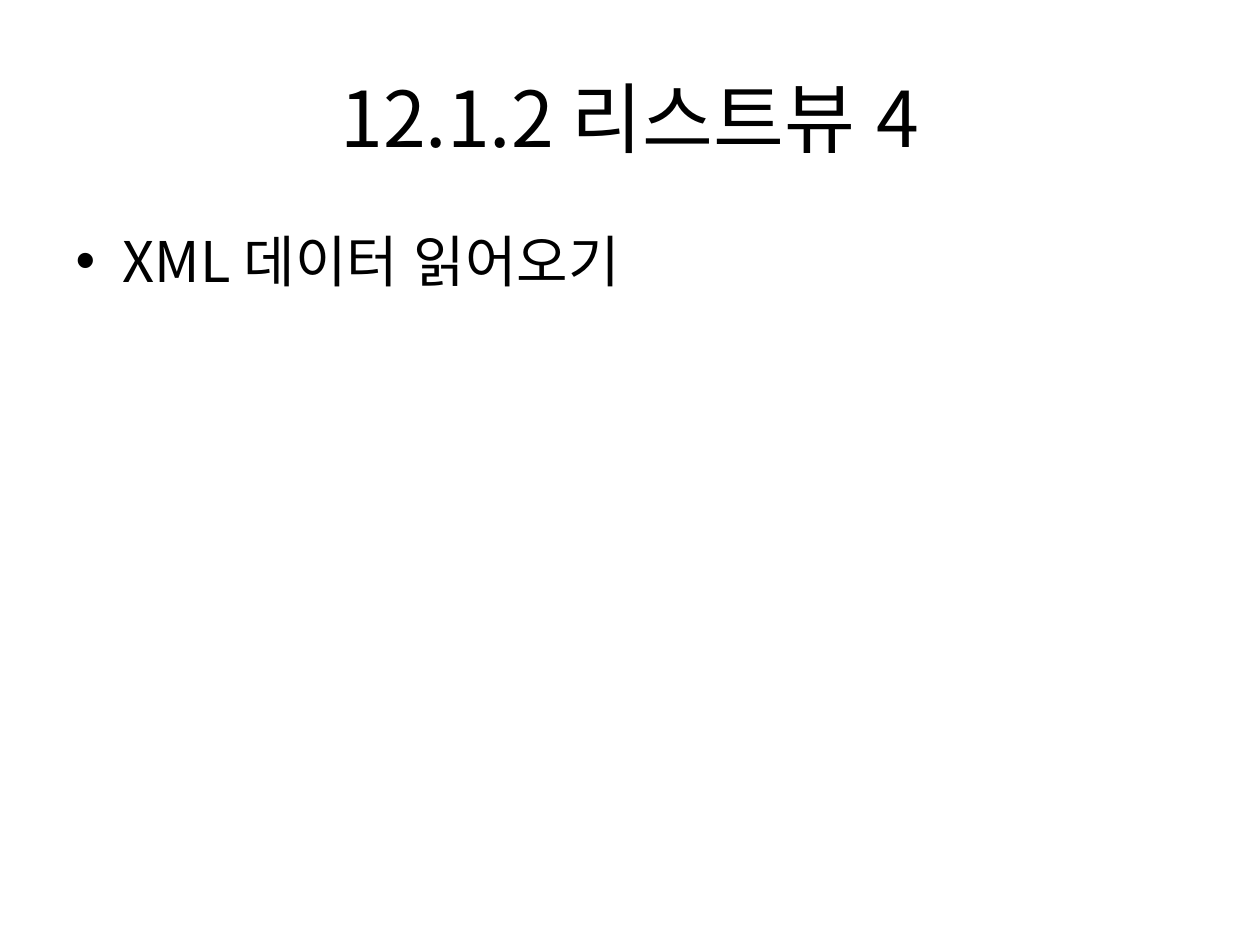
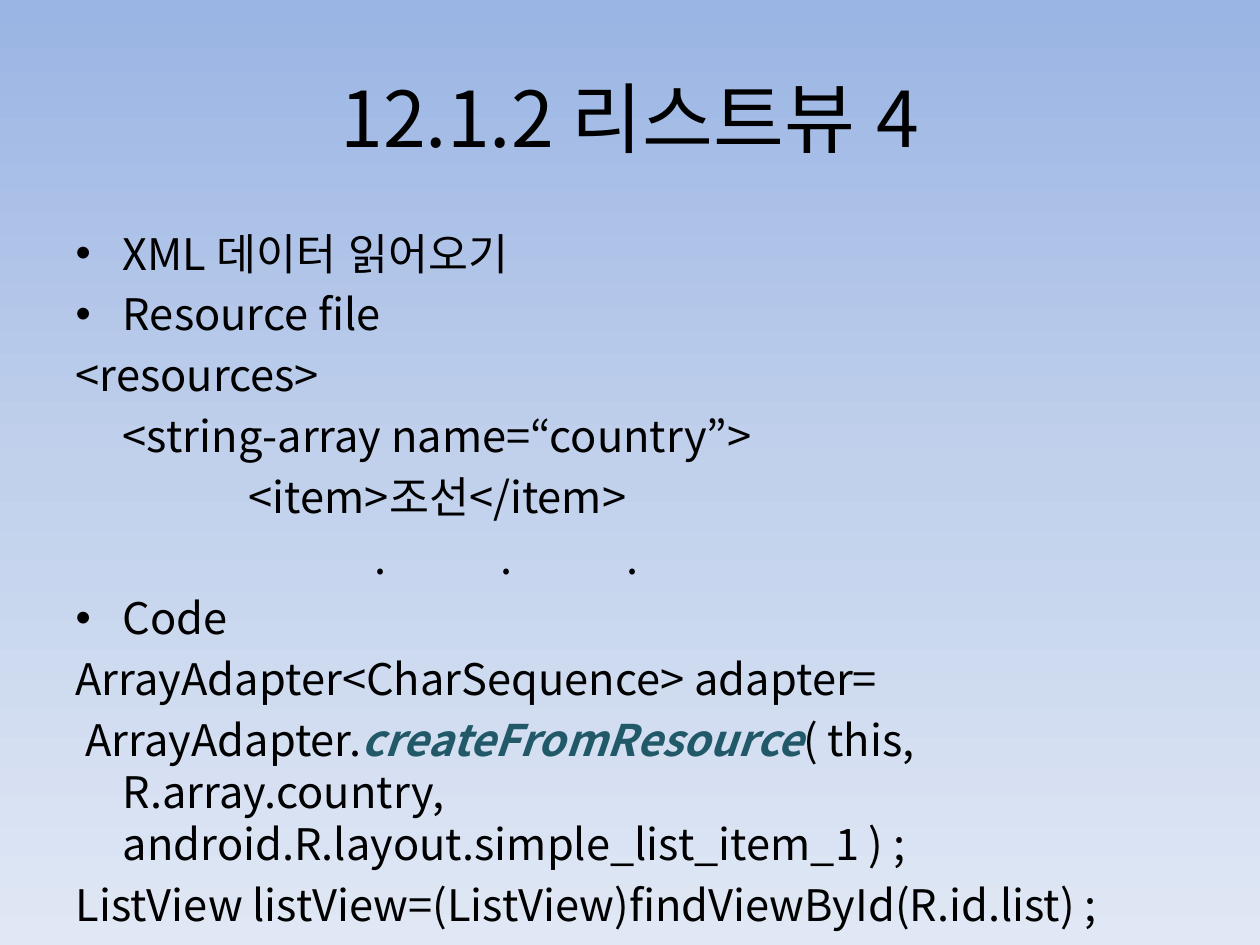
Before and after one commit to dummyFirst/NHK_Japanese, a slide deck: slide 10 of Android/안드로이드 프로그래밍 정복/Chapter12 어댑터뷰.pptx. Drawn at 1260x945 pixels with LibreOffice and Linux fonts; fonts in the diff are those of the drawing. Boxes give left, top, right and bottom in pixels: in the first picture for what was removed or moved away, otherwise in the second. Text is boxed around its words. In the diff, an @@ line names an element or a change of style, - is before the commit and + after.

```diff
--- a/Android/안드로이드 프로그래밍 정복/Chapter12 어댑터뷰.pptx
+++ b/Android/안드로이드 프로그래밍 정복/Chapter12 어댑터뷰.pptx
@@ background #FFFFFF to gradient #9AB5E4 to #C2D1ED to #E1E8F5 @@
@@ text at box(123, 234, 508, 274): size 32 to 24.8 pt in "XML 데이터 읽어오기"; less space between paragraphs @@
@@ text at box(76, 295, 1075, 931): paragraphs added @@
+• Resource file
+<resources>
+<string-array name=“country”>
+<item>조선</item>
+. . .
+• Code
+ArrayAdapter<CharSequence> adapter=
+ArrayAdapter.createFromResource( this, R.array.country, android.R.layout.simple_list_item_1 ) ;
+ListView listView=(ListView)findViewById(R.id.list) ;
+listView.setAdapter( adapter ) ;
```
Also in this commit, not shown: 7 other slides changed, 4 slides added.
